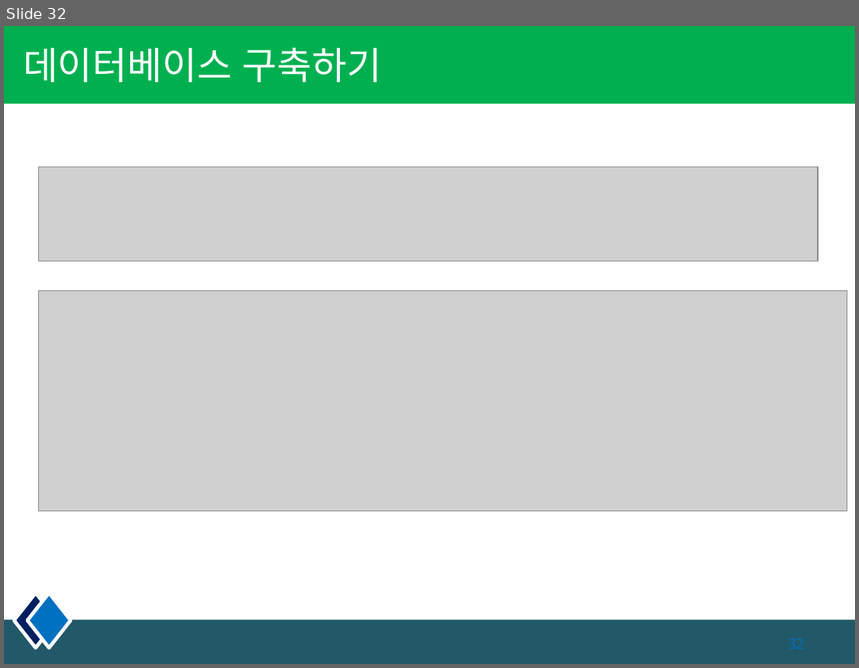
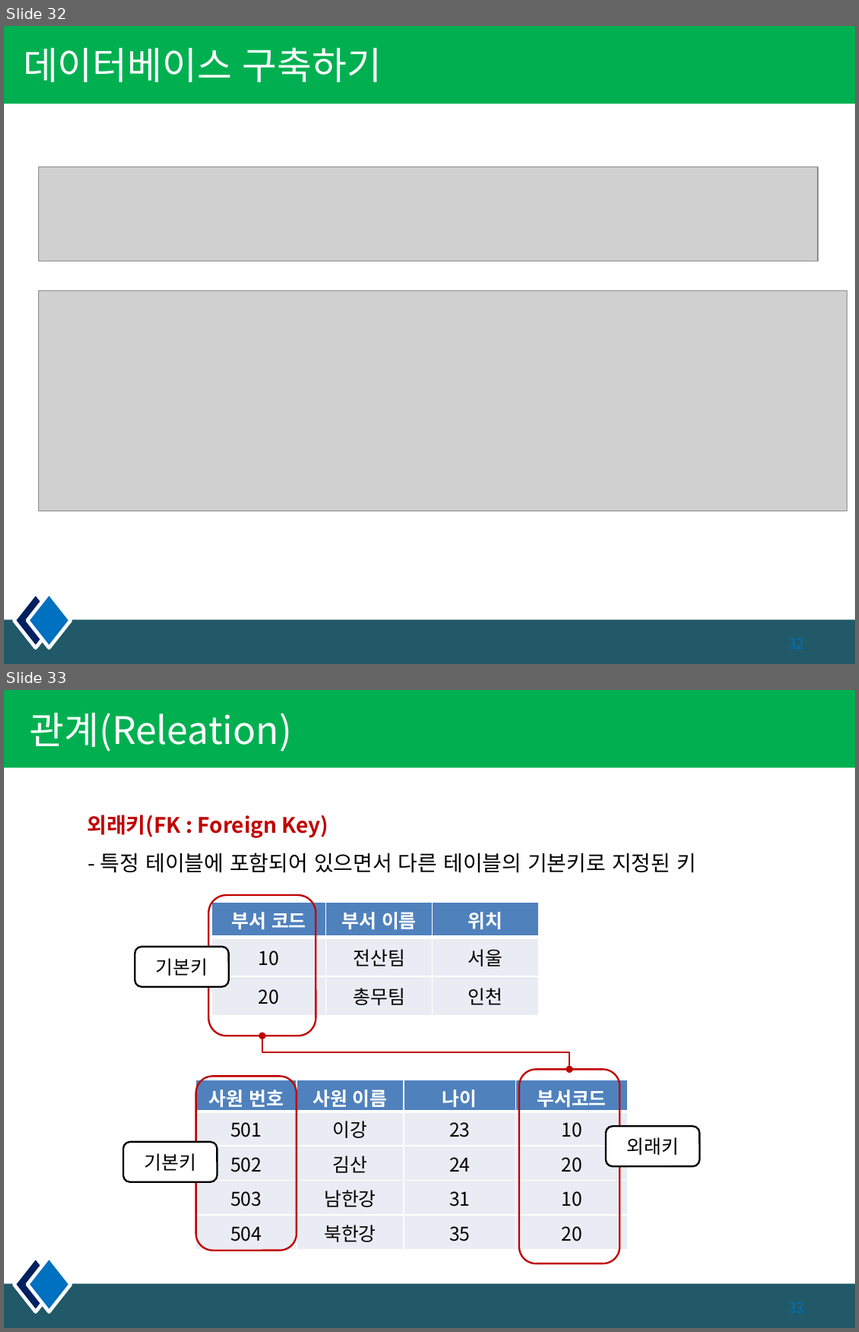
Before and after one commit to kiyongee2/dbworks, a slide deck: DB_PPT/2장. 데이터 모델링.pptx. Shown one above the other, each under a label of ours: slide 32 before the commit, slides 32 and 33 after it. The pictures are 859x668 and 859x1332 pixels, drawn with LibreOffice and Linux fonts; fonts in the diff are those of the drawing; grey boxes stand for pictures. Boxes give left, top, right and bottom in pixels: in the first picture for what was removed or moved away, otherwise in the second. Text is boxed around its words. In the diff, an @@ line names an element or a change of style, - is before the commit and + after.

```diff
--- a/DB_PPT/2장. 데이터 모델링.pptx
+++ b/DB_PPT/2장. 데이터 모델링.pptx
@@ slide 33 added at (x1=4, y1=690, x2=855, y2=1328), background #FFFFFF; not listed: 4 template elements that a slide beside it also shows @@
@@ title added at (x1=30, y1=713, x2=292, y2=752), 32 pt, text #FFFFFF @@
+관계(Releation)
@@ text added at (x1=87, y1=815, x2=696, y2=873), 18 pt, text #000000 @@
+외래키(FK : Foreign Key)
+- 특정 테이블에 포함되어 있으면서 다른 테이블의 기본키로 지정된 키
@@ rounded rectangle added at (x1=208, y1=895, x2=316, y2=1036), outline #C00000 1.5 pt @@
@@ table added at (x1=211, y1=902, x2=538, y2=1016), 3 rows, 3 columns @@
+부서 코드 | 부서 이름 | 위치
+10 | 전산팀 | 서울
+20 | 총무팀 | 인천
@@ rounded rectangle added at (x1=135, y1=947, x2=229, y2=987), fill #FFFFFF, outline #000000 1.5 pt, 16 pt, text #000000 @@
+기본키
@@ elbow double arrow added from (262, 1036) to (569, 1070), #C00000 1.5 pt @@
@@ rounded rectangle added at (x1=196, y1=1076, x2=297, y2=1251), outline #C00000 1.5 pt @@
@@ rounded rectangle added at (x1=519, y1=1070, x2=620, y2=1264), outline #C00000 1.5 pt @@
@@ table added at (x1=196, y1=1080, x2=629, y2=1249), 5 rows, 4 columns @@
+사원 번호 | 사원 이름 | 나이 | 부서코드
+501 | 이강 | 23 | 10
+502 | 김산 | 24 | 20
+503 | 남한강 | 31 | 10
+504 | 북한강 | 35 | 20
@@ rounded rectangle added at (x1=123, y1=1142, x2=217, y2=1182), fill #FFFFFF, outline #000000 1.5 pt, 16 pt, text #000000 @@
+기본키
@@ rounded rectangle added at (x1=606, y1=1127, x2=699, y2=1167), fill #FFFFFF, outline #000000 1.5 pt, 16 pt, text #000000 @@
+외래키
```
Also in this commit, not shown: 3 other slides added, 2 other files.
